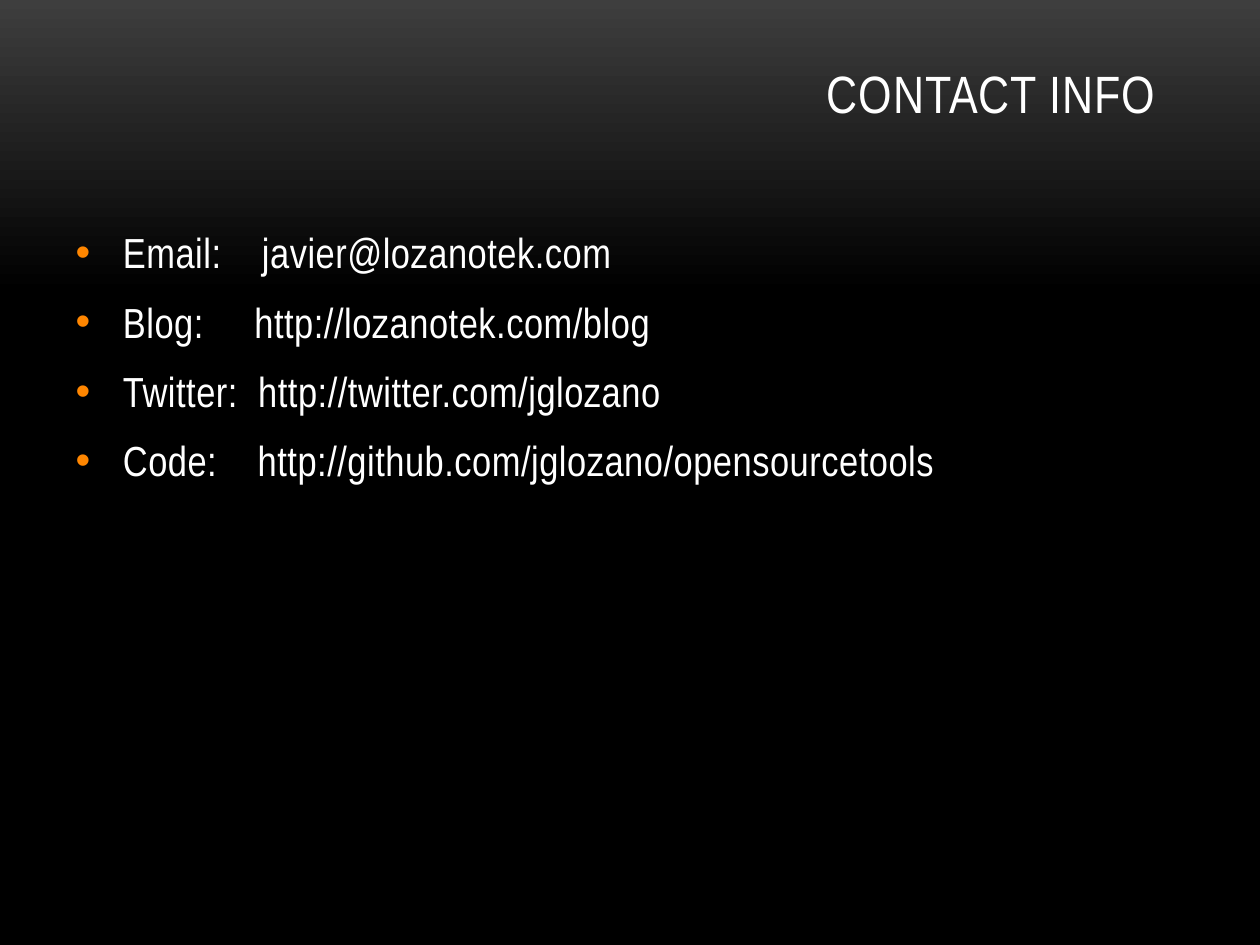
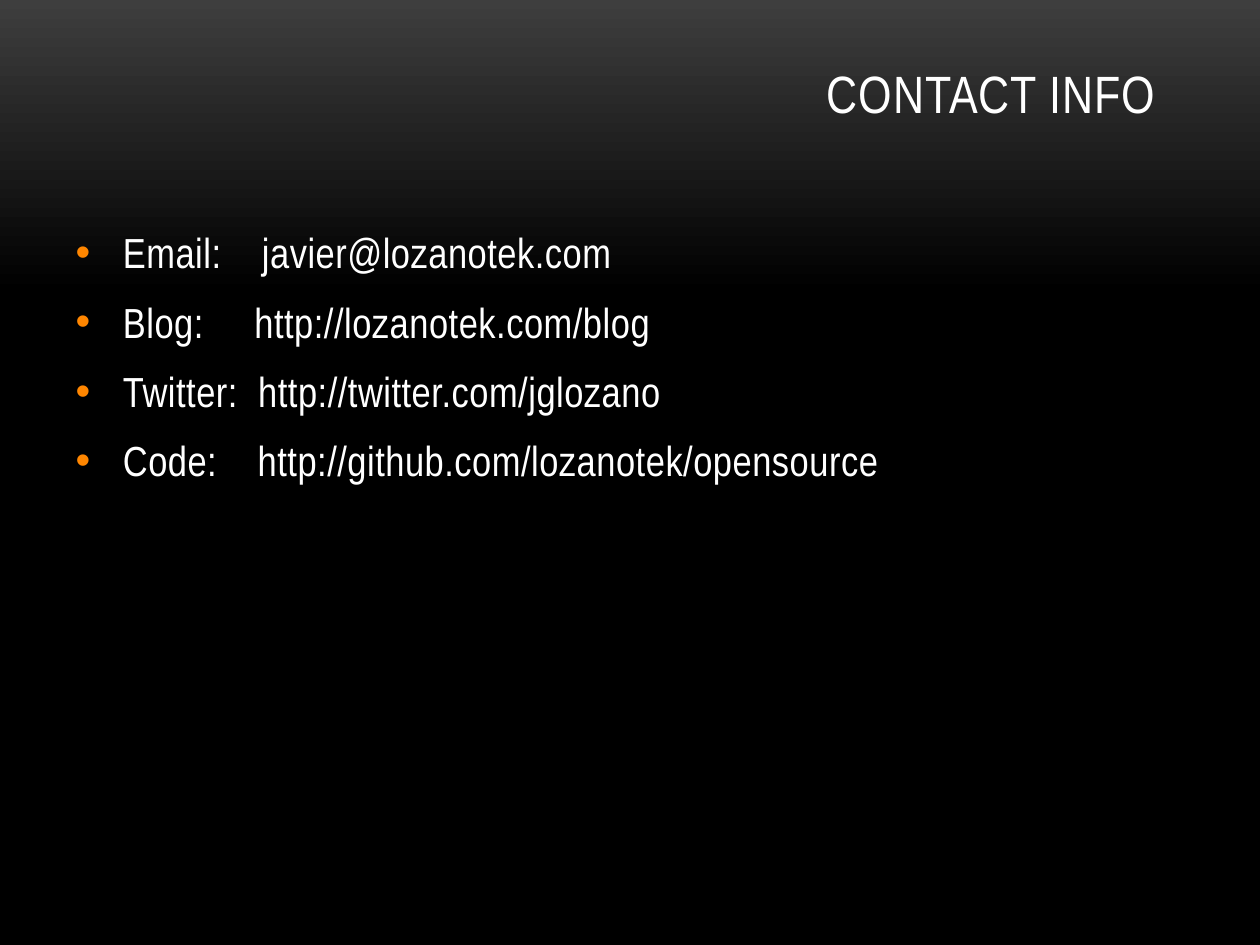
Before and after one commit to lozanotek/opensource, a slide deck: slide 6 of slides/open_source.pptx. Drawn at 1260x945 pixels with LibreOffice and Linux fonts; fonts in the diff are those of the drawing. Boxes give left, top, right and bottom in pixels: in the first picture for what was removed or moved away, otherwise in the second. Text is boxed around its words. In the diff, an @@ line names an element or a change of style, - is before the commit and + after.

Commit message:
Added the MDC slides

```diff
--- a/slides/open_source.pptx
+++ b/slides/open_source.pptx
@@ text at (123,445,878,485): text changed @@
-• Code: http://github.com/jglozano/opensourcetools
+• Code: http://github.com/lozanotek/opensource
```
Also in this commit, not shown: 3 other slides changed, 2 slides removed, 1 other file.
